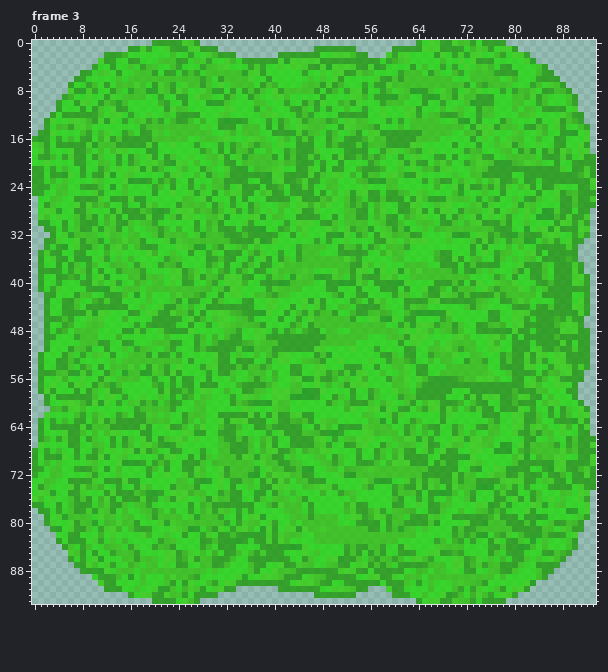
A pixel-art file gets an edit: Assets/Sprites/Trevor Folder/Magic Damage/Posion Ball Cloud.aseprite. Above, as it was before the edit.
94x94 pixels, 20 frames. Shown: frame 3. The commit also changed other frames, which this record leaves out.
The result:
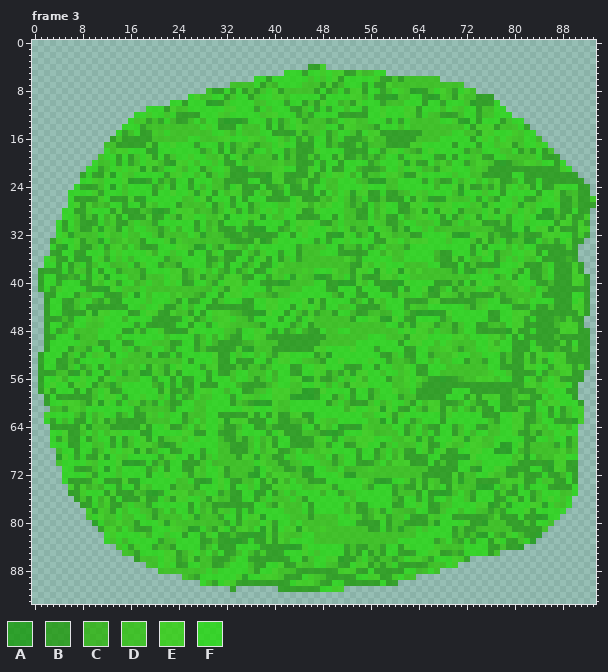
Palette (. is transparent): A #0c9700bf  B #169700bf  C #24b400bf  D #27c300bf  E #2ad400bf  F #1adb00bf
Difference:
Changed rows in their new state; - is an unchanged pixel.
Frame 3:
first column x 0:
 0 --------------------........------------------------------------...............---------------
 1 ----------------...............----------------.......------.....................-------------
 2 ------------......................-------...............---........................-----------
 3 -----------.........................................................................----------
 4 ----------....................................---.....................................--------
 5 --------..................................-----------------............................-------
 6 -------..............................-------------------------------....................------
 7 ------...........................---------------------------------------.................-----
 8 ------.......................---------------------------------------------................----
 9 -----.....................---------------------------------------------------..............---
10 ----...................-------------------------------------------------------.............---
11 ----...............------------------------------------------------------------............---
12 ---..............---------------------------------------------------------------............--
13 --..............------------------------------------------------------------------..........--
14 --.............--------------------------------------------------------------------..........-
15 -.............----------------------------------------------------------------------.........-
16 .............------------------------------------------------------------------------........-
17 ............--------------------------------------------------------------------------.......-
18 ............---------------------------------------------------------------------------......-
19 ...........-----------------------------------------------------------------------------......
20 ..........-------------------------------------------------------------------------------.....
21 .........---------------------------------------------------------------------------------....
22 ........-----------------------------------------------------------------------------------...
23 ........------------------------------------------------------------------------------------..
24 .......--------------------------------------------------------------------------------------.
25 ......---------------------------------------------------------------------------------------.
26 -.....----------------------------------------------------------------------------------------
27 -.....----------------------------------------------------------------------------------------
28 -....-----------------------------------------------------------------------------------------
29 -....-----------------------------------------------------------------------------------------
30 -...------------------------------------------------------------------------------------------
31 --..------------------------------------------------------------------------------------------
32 ---.------------------------------------------------------------------------------------------
33 --.-------------------------------------------------------------------------------------------
34 --.-------------------------------------------------------------------------------------------
35 -..-------------------------------------------------------------------------------------------
36 -.--------------------------------------------------------------------------------------------
37 -.--------------------------------------------------------------------------------------------
first column x 0:
61 --------------------------------------------------------------------------------------------.-
62 --------------------------------------------------------------------------------------------.-
63 -.------------------------------------------------------------------------------------------.-
64 -..----------------------------------------------------------------------------------------..-
65 -..----------------------------------------------------------------------------------------..-
66 -..----------------------------------------------------------------------------------------...
67 -..----------------------------------------------------------------------------------------...
68 ....---------------------------------------------------------------------------------------...
69 ....---------------------------------------------------------------------------------------...
70 ....---------------------------------------------------------------------------------------...
71 .....--------------------------------------------------------------------------------------...
72 .....--------------------------------------------------------------------------------------...
73 .....--------------------------------------------------------------------------------------...
74 ......-------------------------------------------------------------------------------------...
75 ......-------------------------------------------------------------------------------------..-
76 .......-----------------------------------------------------------------------------------...-
77 ........----------------------------------------------------------------------------------...-
78 -........--------------------------------------------------------------------------------....-
79 --.......-------------------------------------------------------------------------------.....-
80 --........-----------------------------------------------------------------------------.....--
81 ---........---------------------------------------------------------------------------......--
82 ----........-------------------------------------------------------------------------......---
83 ----........------------------------------------------------------------------------.......---
84 -----.........--------------------------------------------------------------------.........---
85 ------.........---------------------------------------------------------------............----
86 ------...........--------------------------------------------------------................-----
87 -------............----------------------------------------------------.................------
88 --------.............-----------------------------------------------...................-------
89 ----------...............---------------------------------------......................--------
90 -----------.................---------------------------------.......................----------
91 ------------.....................-------------------....---........................-----------
92 ----------------...............----------------.......------.....................-------------
93 --------------------........------------------------------------...............---------------
Boxes around the changes in both pictures, in picture pixels (x1, y1, x2, y2):
erased: (32, 40, 596, 268)
erased: (314, 406, 596, 604)
erased: (32, 418, 230, 604)
